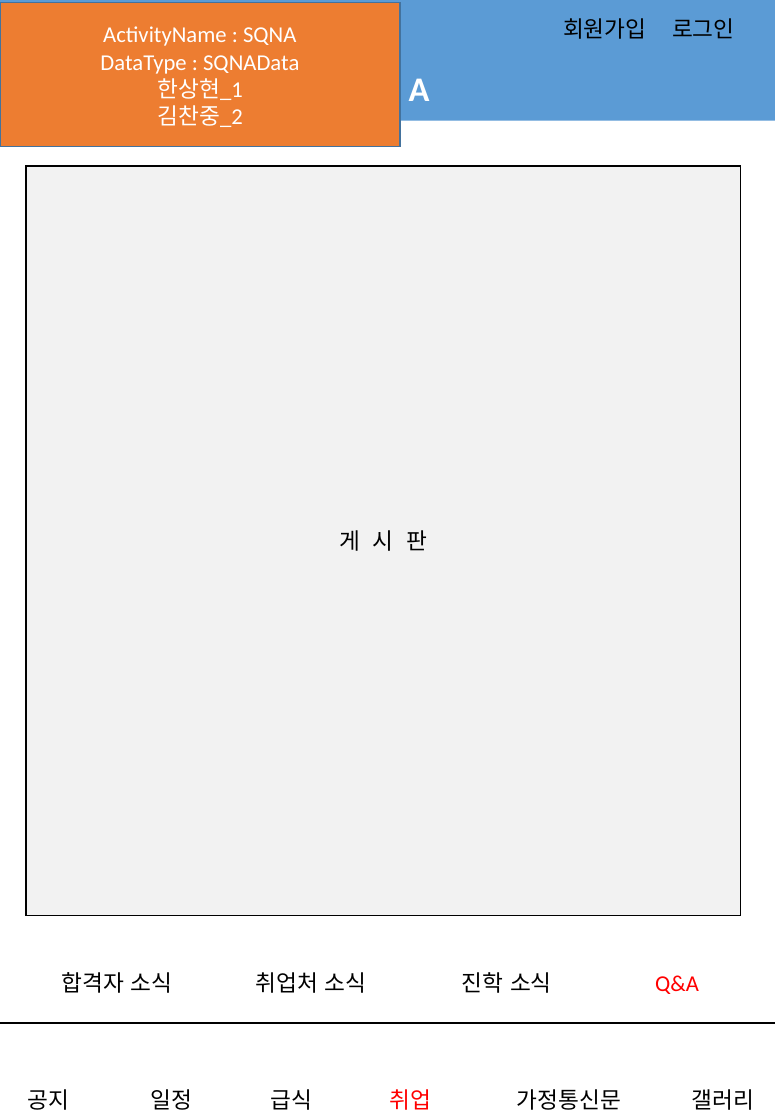
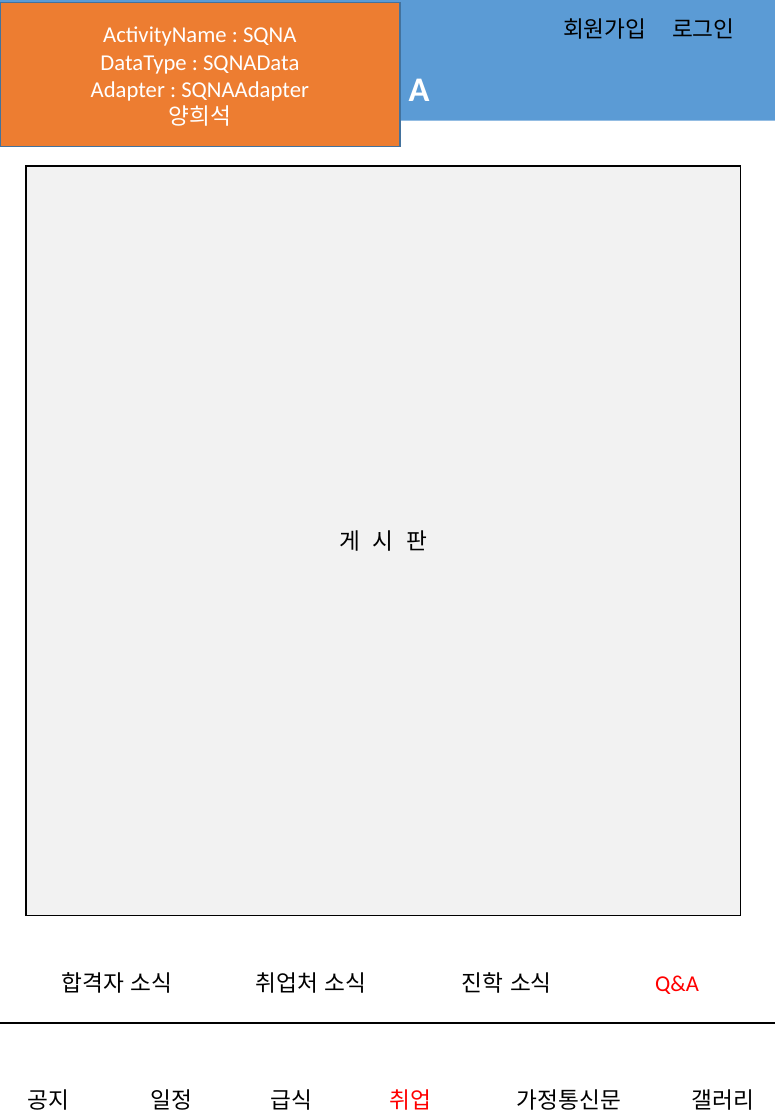
Before and after one commit to jungho-shin/SIHSchool, a slide deck: slide 9 of app/src/main/assets/어플_스토리보드.pptx. Drawn at 775x1120 pixels with LibreOffice and Linux fonts; fonts in the diff are those of the drawing; background and template pictures are left out. Boxes give left, top, right and bottom in pixels: in the first picture for what was removed or moved away, otherwise in the second. Text is boxed around its words. In the diff, an @@ line names an element or a change of style, - is before the commit and + after.

```diff
--- a/app/src/main/assets/어플_스토리보드.pptx
+++ b/app/src/main/assets/어플_스토리보드.pptx
@@ text in rectangle at bbox=[91, 81, 309, 126]: text changed @@
-한상현_1
-김찬중_2
+Adapter : SQNAAdapter
+양희석
```
Also in this commit, not shown: 11 other slides changed.
